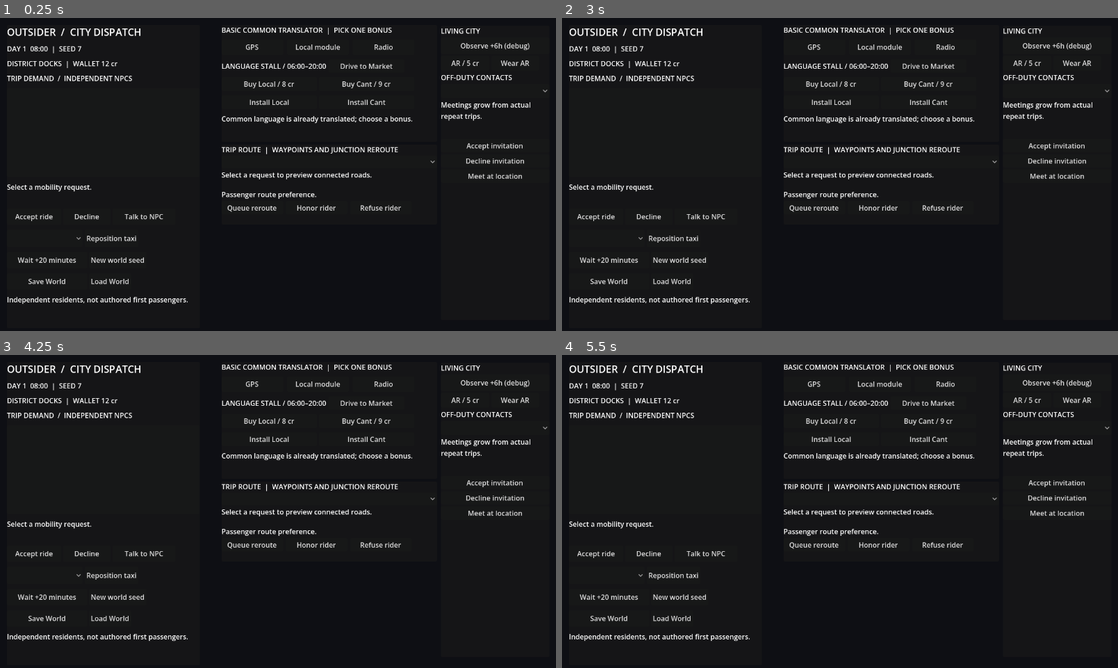
Above: before the commit, frames 1-4 (two rows, left to right).
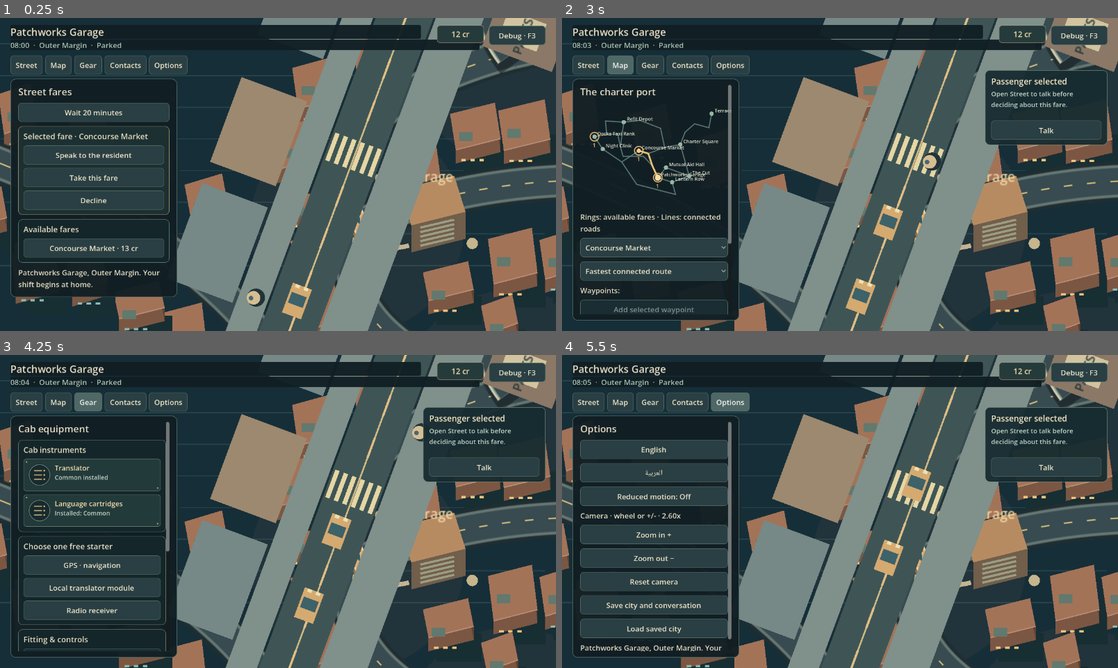
Above: after the commit, the same moments.

Repository: MohamedXIV/outsider-driver-2d
Game: Godot game, scene res://scenes/sandbox.tscn
Two runs of this game, one before a commit and one after it. Both use one fixed random seed, a clock stepped at 60 frames per second and the inputs below.
Inputs (mouse positions are in pixels of both pictures, inside the frame that each line leads up to):
- Up to frame 1 (0.25 s): no input
- Up to frame 2 (3 s): click (1079, 36) at 0.5 s, where only the run after the commit has a clickable "Debug · F3"; click (1079, 36) at 1.25 s, where only the run after the commit has a clickable "Player · F3"; click (589, 64) at 2 s, where only the run after the commit has a clickable "Street"; click (623, 64) at 2.75 s, where only the run after the commit has a clickable "Map"
- Up to frame 3 (4.25 s): click (88, 401) at 3.5 s, where only the run after the commit has a clickable "Gear"
- Up to frame 4 (5.5 s): click (689, 401) at 4.25 s, where only the run after the commit has a clickable "Contacts"; click (728, 401) at 5 s, where only the run after the commit has a clickable "Options"

The runs differ from the first frame. In frame 1, 86% of the frame differs, in the area x 0-100%, y 0-100%; in frame 2, 79%; in frame 3, 83%; in frame 4, 86%.
Error before the commit: Parse Error: Could not parse global class "SandboxPlayerUI" from "res://scripts/sandbox/sandbox_player_ui.gd". (res://scripts/sandbox/sandbox_main.gd:67)

Commit message:
UI: normalize gear labels and add exact-line Godot script parse diagnostics (#50)

Diff:
--- a/scripts/sandbox/sandbox_player_ui.gd
+++ b/scripts/sandbox/sandbox_player_ui.gd
@@ -403,9 +403,11 @@
 	elif tab=="gear":
 		_label(trp("Cab equipment","تجهيزات التاكسي"),true)
 		var installed: PackedStringArray=[]
+		var en_languages: Dictionary={"trade":"Common","local":"Local","cant":"Cant"}
+		var ar_languages: Dictionary={"trade":"المشتركة","local":"المحلية","cant":"الكانت"}
 		for language in world.modules_installed:
-			installed.append(trp({"trade":"Common","local":"Local","cant":"Cant"}.get(language,language),
-				{"trade":"المشتركة","local":"المحلية","cant":"الكانت"}.get(language,language)))
+			installed.append(trp(str(en_languages.get(language,language)),
+				str(ar_languages.get(language,language))))
 		_begin_button_group(trp("Cab instruments","أجهزة المقصورة"),"CabInstrumentsSection")
 		if world.starter_device.is_empty():
 			_gear_readout("translator",trp("Translator","المترجم"),
@@ -414,7 +416,7 @@
 			var starter_names: Dictionary={"gps":trp("GPS","الملاحة"),
 				"module:local":trp("Local translator","مترجم اللغة المحلية"),
 				"radio":trp("Radio","الراديو")}
-			var starter_kind: String="translator" if world.starter_device=="module:local" else world.starter_device
+			var starter_kind: String="translator_starter" if world.starter_device=="module:local" else world.starter_device
 			_gear_readout(starter_kind,str(starter_names.get(world.starter_device,world.starter_device)),
 				trp("Starter device","جهاز البداية"))
 		_gear_readout("translator",trp("Language cartridges","وحدات اللغة"),
@@ -444,8 +446,8 @@
 		if world.ar_equipped and not controller._ar_note.is_empty():
 			var source: String=str(controller._ar_note.get("source",""))
 			var note: Label=Label.new()
-			note.text=str(controller._ar_note.get("text",""))+"\n"+
-				trp("Source: ","المصدر: ")+source
+			note.text="%s\n%s%s"%[str(controller._ar_note.get("text","")),
+				trp("Source: ","المصدر: "),source]
 			note.autowrap_mode=TextServer.AUTOWRAP_WORD_SMART
 			_button_group.add_child(note)
 		_end_button_group()
Not shown, changed: .github/workflows/r05-player-guidance.yml
